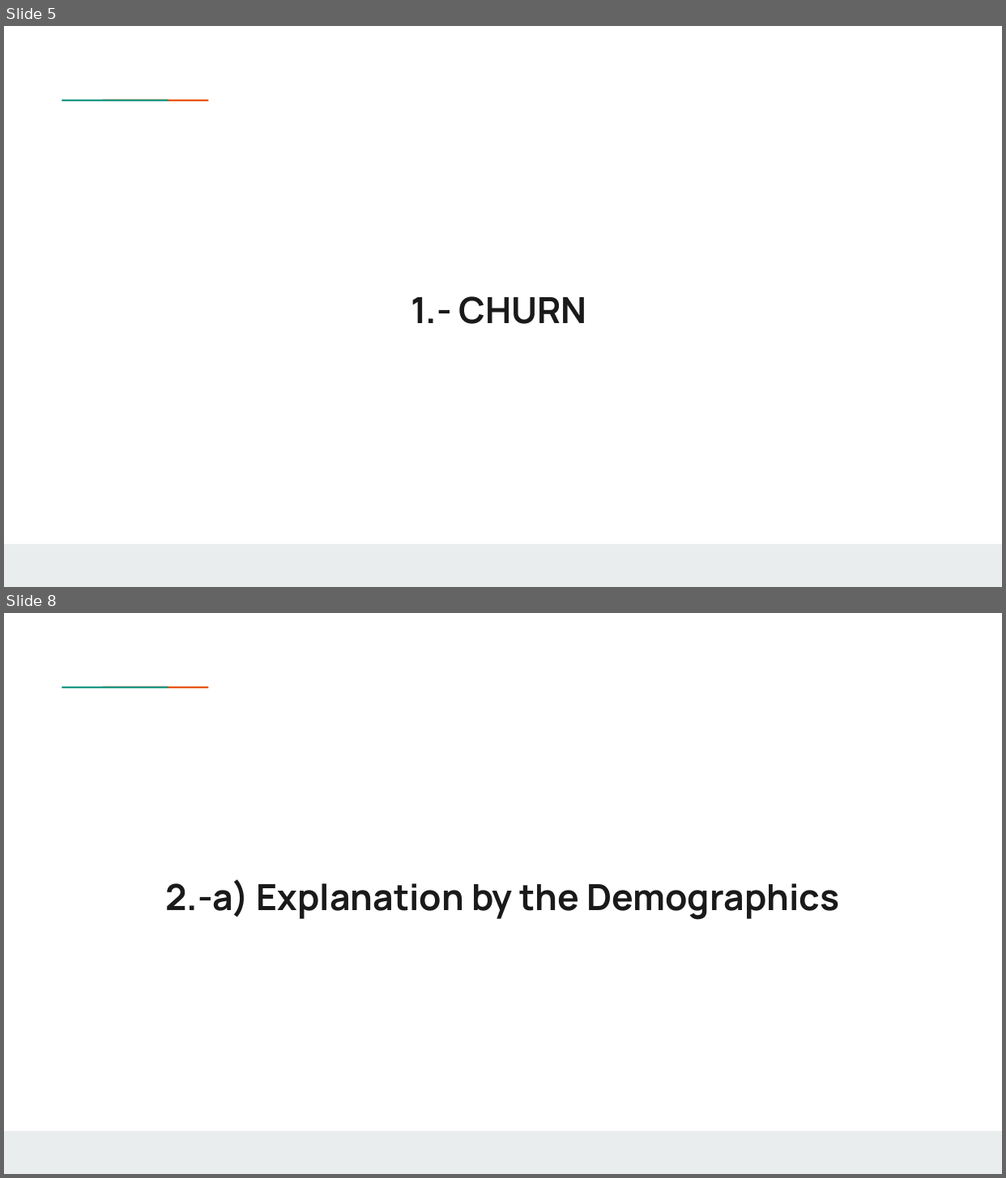
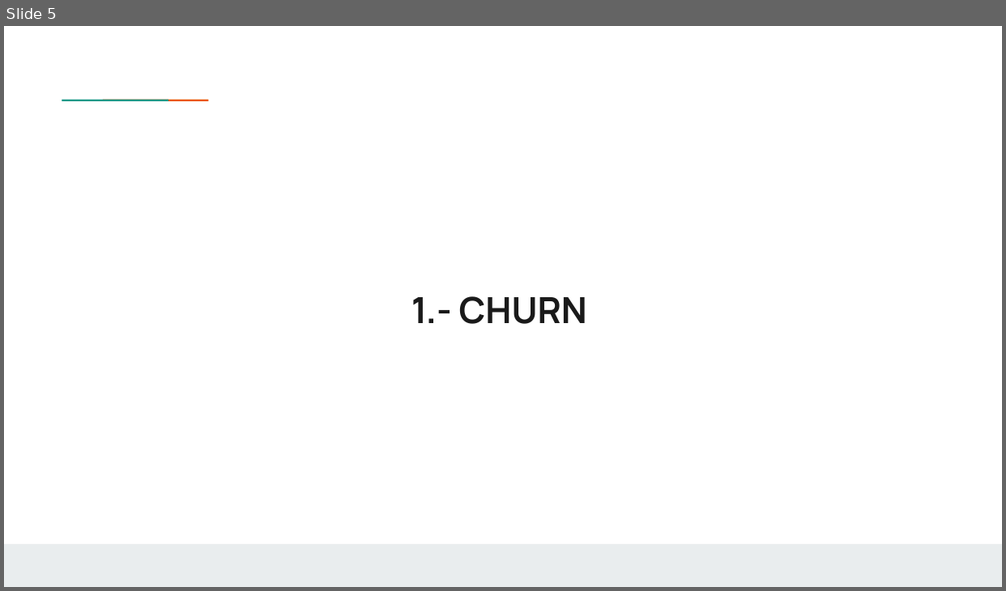
Before and after one commit to weinerkervens/churn_analysis, a slide deck: presentation.pptx. Shown one above the other, each under a label of ours: slides 5 and 8 before the commit, slide 5 after it; the slides between them are not shown. The pictures are 1006x1178 and 1006x591 pixels, drawn with LibreOffice and Linux fonts; fonts in the diff are those of the drawing; background and template pictures are left out. Boxes give left, top, right and bottom in pixels: in the first picture for what was removed or moved away, otherwise in the second. Text is boxed around its words. In the diff, an @@ line names an element or a change of style, - is before the commit and + after.

```diff
--- a/presentation.pptx
+++ b/presentation.pptx
@@ slide 8 removed at [4,613,1002,1174], background #FFFFFF; not listed: 3 template elements that a slide beside it also shows @@
@@ title removed at [165,879,839,920] @@
-2.-a) Explanation by the Demographics
```
Also in this commit, not shown: 1 slide changed, 1 slide added, 25 other slides removed.
